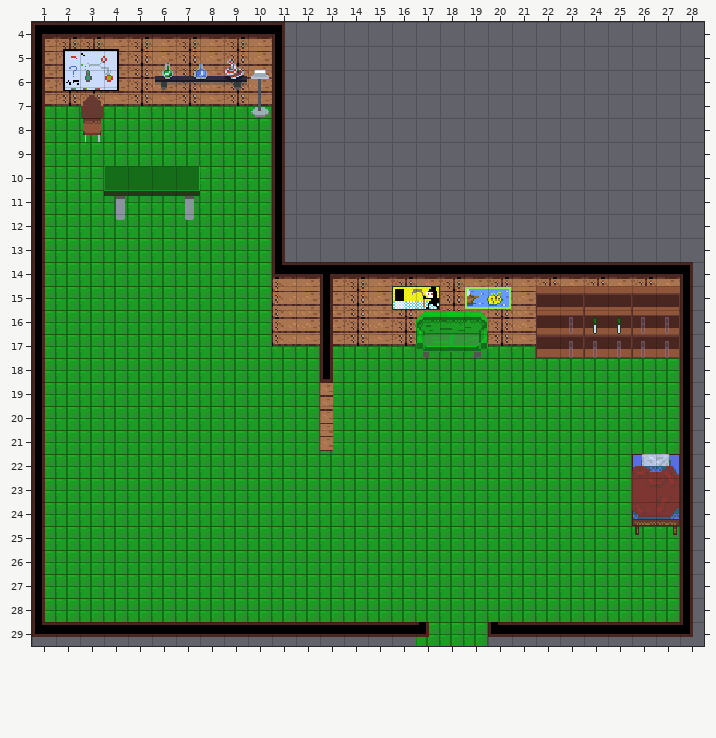
Two states of a Tiled map, SecretProject/SecretProject/bin/DesktopGL/AnyCPU/Debug/Content/Map/elixirShop.tmx. The picture above was drawn from the file before the commit.
Cells are 16x16 px. Shown: x 1..28, y 4..29.
Now the later version:
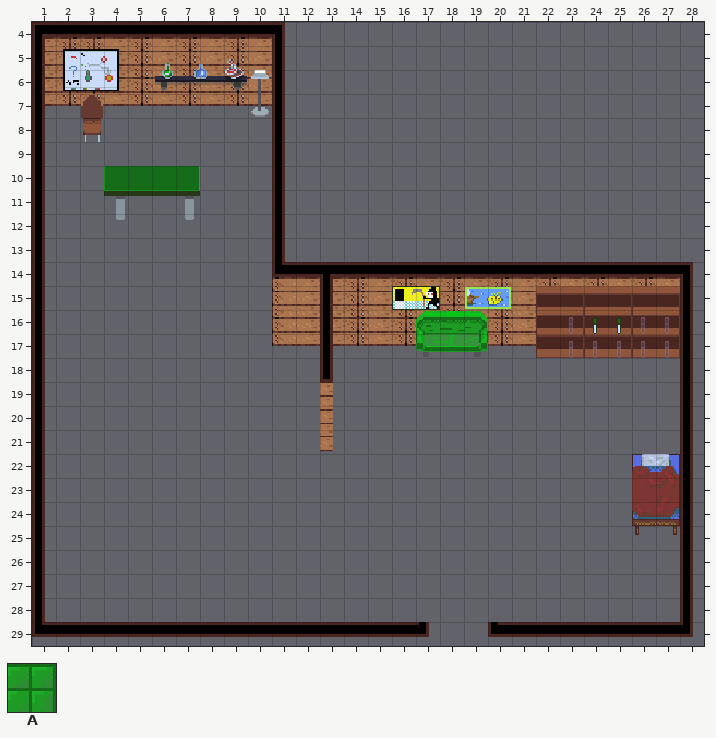
Key: from "InteriorSpriteSheet": A 101.
_ is an empty cell.
The edit:
Layer "background" (now hidden):
Tile A is removed in rows 7 to 9 at x 1 to 10; in row 10 at x 1 to 3 and 8 to 10; in rows 11 to 16 at x 1 to 10; in row 17 at x 1 to 21; in rows 18 to 21 at x 1 to 27; in rows 22 to 24 at x 1 to 25.
Tile A is removed in rows 25 to 28 at x 1 to 27; in row 29 at x 17 to 19.
